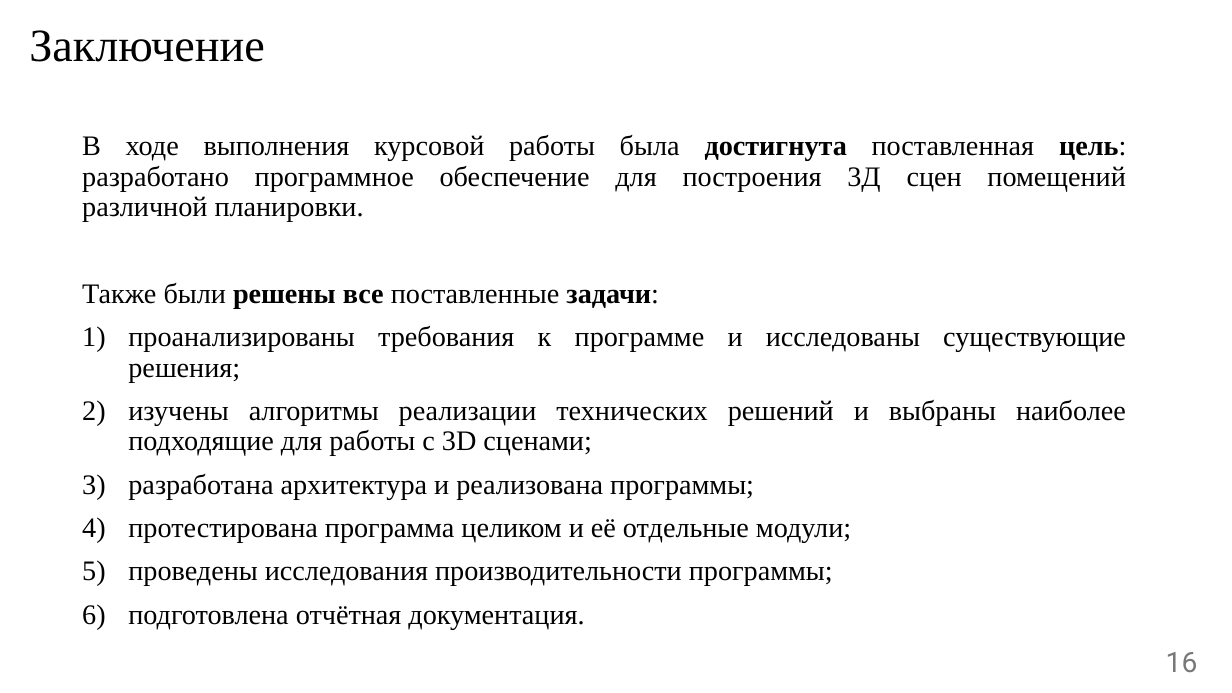
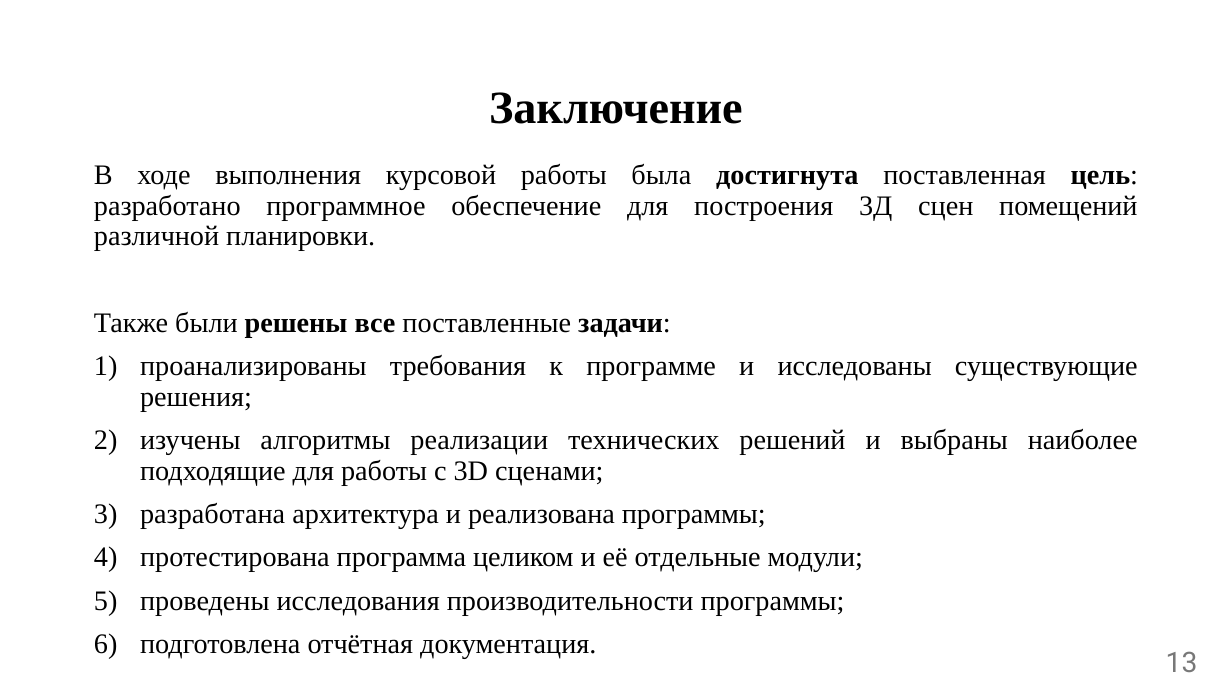
Before and after one commit to Lesa-yps/KYRSACH_CG_5_sem_BMSTU, a slide deck: slide 13 of presentation/ИУ7-55Б-Талышева-Олеся-презентация-КГ.pptx (slide 16 before the commit). Drawn at 1232x693 pixels with LibreOffice and Linux fonts; fonts in the diff are those of the drawing. Boxes give left, top, right and bottom in pixels: in the first picture for what was removed or moved away, otherwise in the second. Text is boxed around its words. In the diff, an @@ line names an element or a change of style, - is before the commit and + after.

```diff
--- a/presentation/ИУ7-55Б-Талышева-Олеся-презентация-КГ.pptx
+++ b/presentation/ИУ7-55Б-Талышева-Олеся-презентация-КГ.pptx
@@ title "Заключение": place and size @@
-title "Заключение" at bbox=[29, 30, 264, 62]
+title "Заключение" at bbox=[489, 92, 743, 124]
@@ title "Заключение" at bbox=[489, 92, 743, 124]: bold on; alignment left to centre @@
@@ text "В ходе выполнения курсовой работы ...": place and size @@
-text "В ходе выполнения курсовой работы ..." at bbox=[82, 135, 1126, 629]
+text "В ходе выполнения курсовой работы ..." at bbox=[94, 164, 1138, 658]
@@ page number at bbox=[1166, 651, 1198, 672]: text changed @@
-16
+13
```
Also in this commit, not shown: 11 other slides changed, 1 slide added, 4 slides removed, 32 other files.
